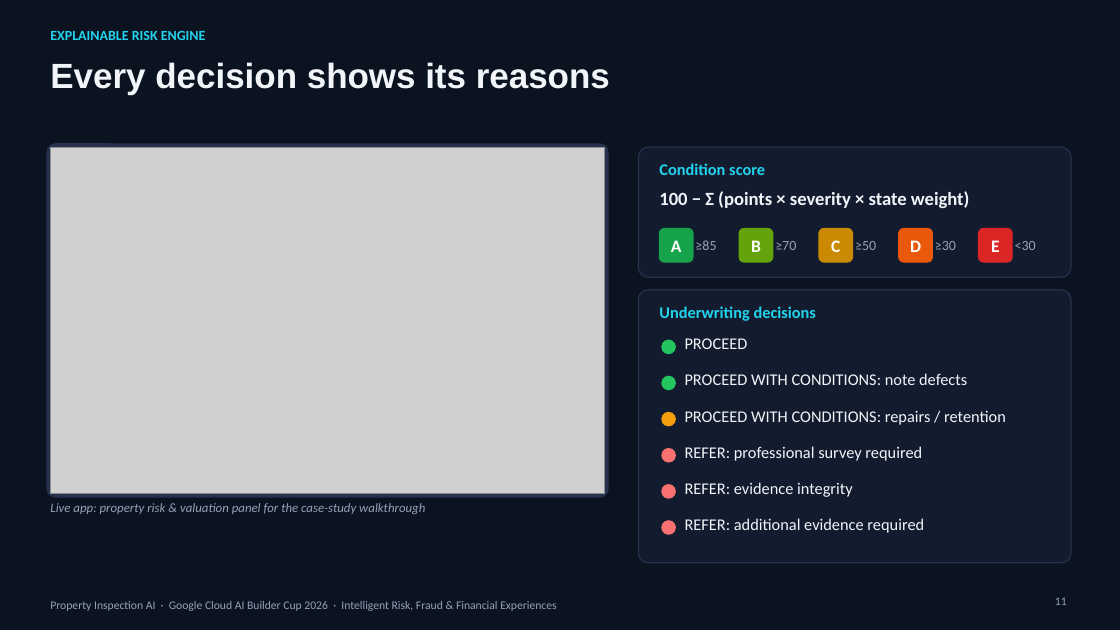
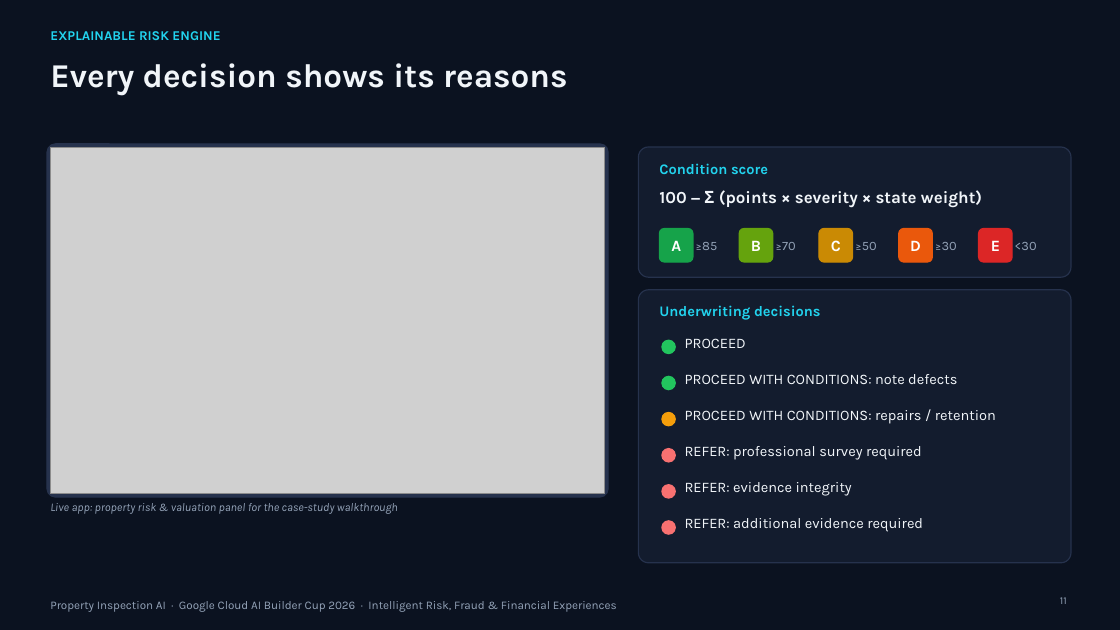
Before and after one commit to XCore-Lab/property-inspection-ai, a slide deck: slide 11 of docs/pitch-deck/Property_Inspection_AI_Pitch.pptx. Drawn at 1120x630 pixels with LibreOffice and Linux fonts; fonts in the diff are those of the drawing; grey boxes stand for pictures; background and template pictures are left out. Boxes give left, top, right and bottom in pixels: in the first picture for what was removed or moved away, otherwise in the second. Text is boxed around its words. In the diff, an @@ line names an element or a change of style, - is before the commit and + after.

Commit message:
Redesign the architecture diagram and refresh deck typography and colours
- New architecture diagram (light and dark) on the architecture slide of both decks and in the README
- Submission deck: one blue accent with neutral cards; red, amber and green kept only for problem vs solution, decision outcomes, the REFER case and caveats
- Pitch deck: Google Sans Flex throughout, sizes adjusted to keep the original layout
- Google Sans Flex embedded in both decks so they display correctly without the font installed

```diff
--- a/docs/pitch-deck/Property_Inspection_AI_Pitch.pptx
+++ b/docs/pitch-deck/Property_Inspection_AI_Pitch.pptx
@@ text "EXPLAINABLE RISK ENGINE" at (50, 31, 220, 40): size 12 to 11.5 pt, font Calibri to Karla @@
@@ title "Every decision shows its reasons" at (50, 63, 567, 95): size 30 to 28.5 pt, font Arial to Karla @@
@@ text "100 − Σ (points × ..." at (659, 190, 982, 208): size 16 to 14.5 pt, font Calibri to Karla @@
@@ text "C" at (831, 240, 841, 251): size 15 to 13.5 pt, font Calibri to Karla @@
@@ size 12 to 11 pt, font Calibri to Karla in 5 elements at (695, 242, 717, 250), (775, 242, 795, 250), (855, 242, 877, 250), (935, 242, 957, 250), (1015, 242, 1037, 250) @@
@@ text "Live app: property risk & ..." at (50, 503, 398, 514): size 11 to 10 pt, font Calibri to Karla @@
@@ size 14 to 12.5 pt, font Calibri to Karla in 8 elements at (659, 163, 768, 174), (659, 305, 821, 320), (685, 338, 746, 348), (685, 374, 957, 384), (685, 410, 996, 424), (685, 446, 922, 460), (685, 482, 852, 496), (685, 518, 923, 532) @@
@@ text "Property Inspection AI · Google ..." at (50, 601, 617, 612): font Calibri to Karla @@
@@ page number at (1060, 597, 1067, 604): size 10 to 9 pt, font Calibri to Karla @@
```
Also in this commit, not shown: 25 other slides changed, 7 other files.
